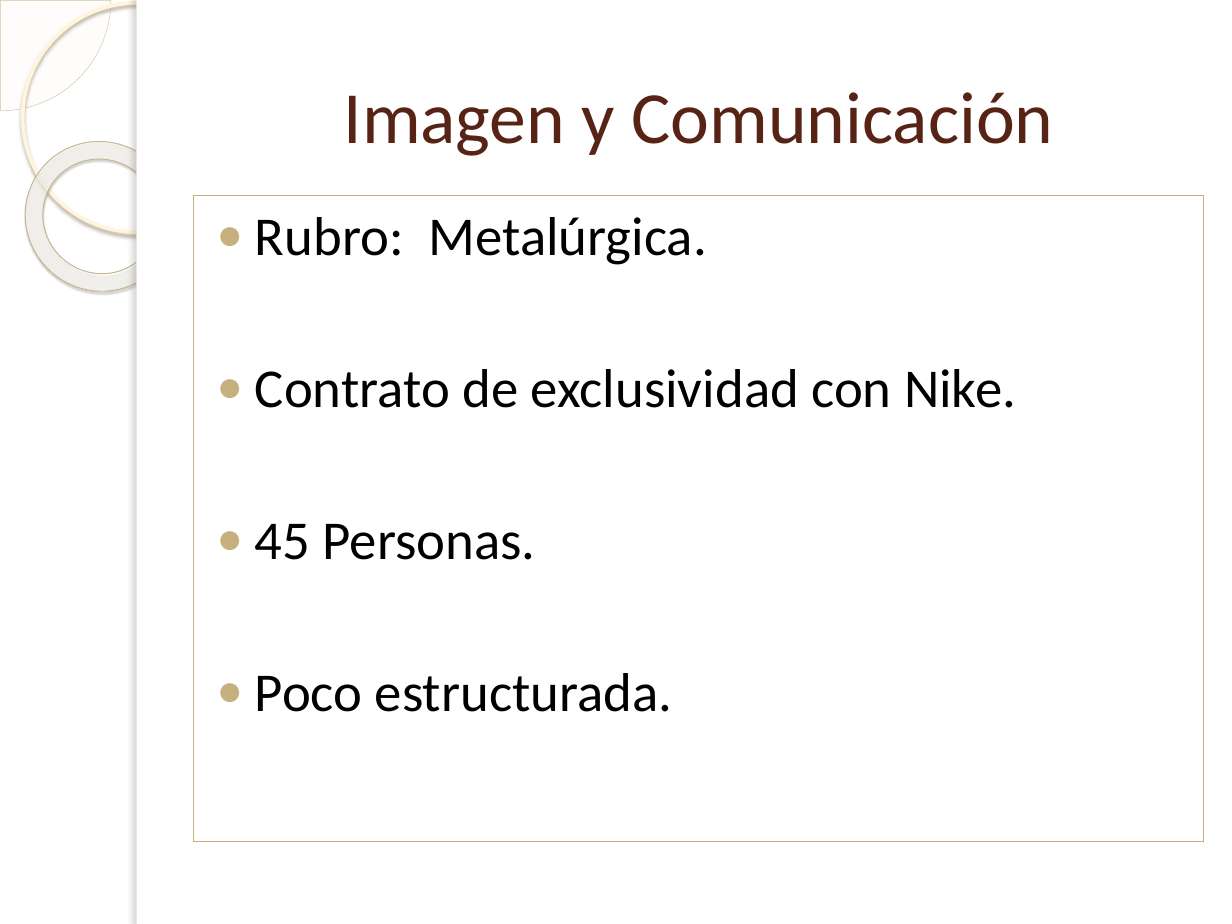
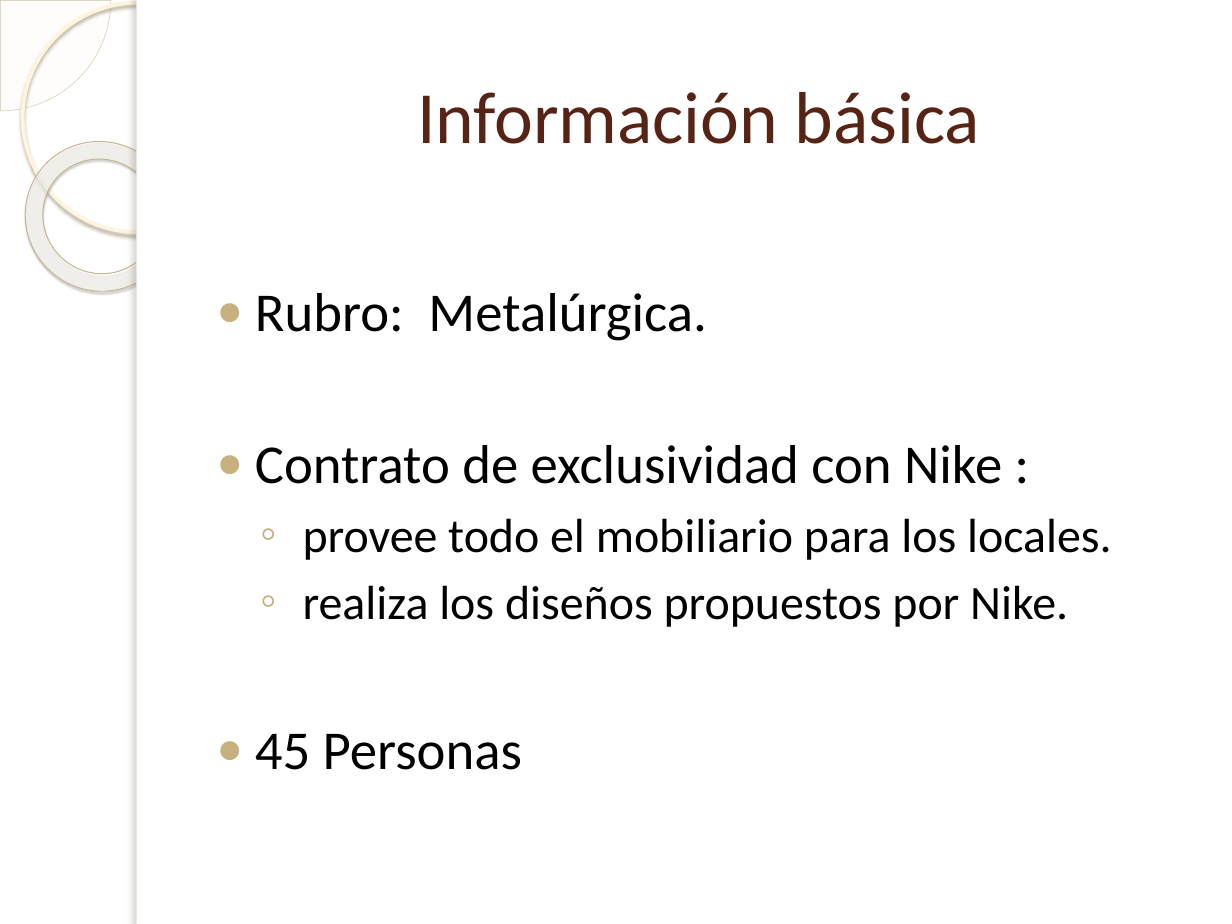
Before and after one commit to Bloodclot24/empresitas, a slide deck: slide 3 of Presentacion/Presentacion.ppsx. Drawn at 1232x924 pixels with LibreOffice and Linux fonts; fonts in the diff are those of the drawing; background and template pictures are left out. Boxes give left, top, right and bottom in pixels: in the first picture for what was removed or moved away, otherwise in the second. Text is boxed around its words. In the diff, an @@ line names an element or a change of style, - is before the commit and + after.

```diff
--- a/Presentacion/Presentacion.ppsx
+++ b/Presentacion/Presentacion.ppsx
@@ title at [417,92,980,144]: text changed @@
-Imagen y Comunicación
+Información básica
@@ text "Rubro: Metalúrgica.": place and size @@
-text "Rubro: Metalúrgica." at [193,195,1204,841]
+text "Rubro: Metalúrgica." at [255,293,1112,770]
@@ text "Rubro: Metalúrgica." at [255,293,1112,770]: outline #C5B07E 0.75 pt to none @@
@@ text at [255,445,1112,770]: text changed; size 32 to 28 pt @@
-● Contrato de exclusividad con Nike.
-● 45 Personas.
-● Poco estructurada.
+● Contrato de exclusividad con Nike :
+  ◦ provee todo el mobiliario para los locales.
+  ◦ realiza los diseños propuestos por Nike.
+● 45 Personas
```
Also in this commit, not shown: 10 other slides changed, 15 slides added, 1 slide removed, 5 other files.
